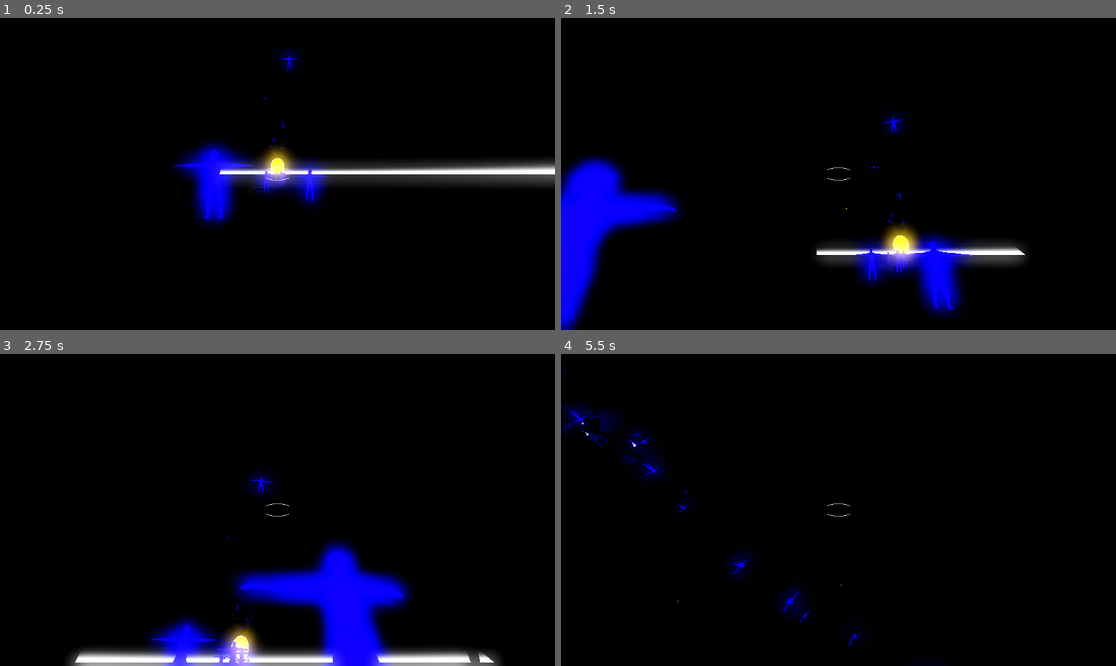
Above: before the commit, frames 1-4 (two rows, left to right).
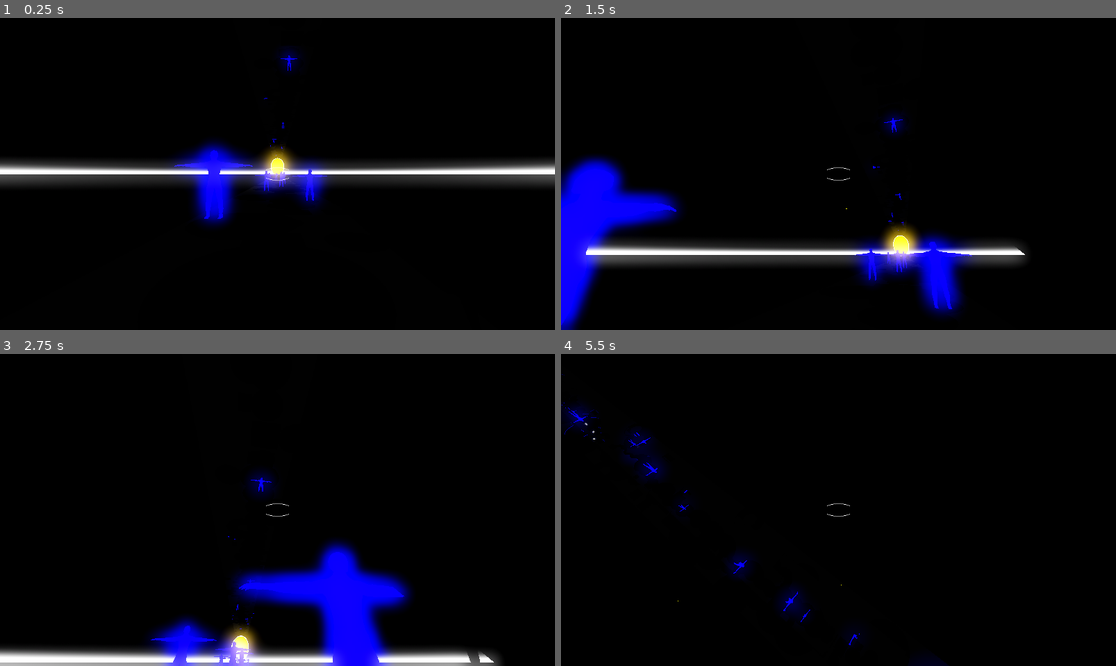
Above: after the commit, the same moments.

Repository: Games4Doritos/UWAGameJam2
Game: Godot game, scene res://Scenes/world.tscn
Two runs of this game, one before a commit and one after it. Both use one fixed random seed, a clock stepped at 60 frames per second and the inputs below. This scene is started directly instead of the project's main scene.
Inputs (mouse positions are in pixels of both pictures, inside the frame that each line leads up to):
- Up to frame 1 (0.25 s): no input
- Up to frame 2 (1.5 s): move the mouse to (866, 174) at 0.52 s; hold Shift (run) 0.53-1.28 s; hold W (forward) from 0.53 s (still down); click (866, 174) at 0.67 s; tap Space (jump) at 0.77 s; move the mouse to (810, 174) at 1.27 s; click (810, 174) at 1.35 s
- Up to frame 3 (2.75 s): keep holding W (forward); tap Space (jump) at 1.52 s; move the mouse to (288, 503) at 2.02 s; hold Shift (run) from 2.03 s (still down); click (288, 503) at 2.17 s
- Up to frame 4 (5.5 s): keep holding W (forward); move the mouse to (832, 516) at 2.77 s; release Shift (run) at 2.78 s; click (832, 516) at 2.85 s; tap Space (jump) at 3.02, 3.77, 4.52 s; move the mouse to (877, 513) at 3.52 s; hold Shift (run) 3.53-4.28 s; click (877, 513) at 3.67 s; move the mouse to (794, 506) at 4.27 s; click (794, 506) at 4.35 s; move the mouse to (844, 510) at 5.02 s; hold Shift (run) from 5.03 s (still down); click (844, 510) at 5.17 s

The runs differ from the first frame. In frame 1, 2.8% of the frame differs, in the area x 0-38%, y 45-54%; in frame 2, 3.0%, in the area x 3-47%, y 70-81%; in frame 3, 0.8%; in frame 4, 0.4%.

Commit message:
fix: Enemy projectile spawns
# Problem
Enemy projectiles spawned at their feet.

# Solution
Spawn them at their head instead.

Diff:
--- a/Scenes/enemy.tscn
+++ b/Scenes/enemy.tscn
@@ -419,11 +419,11 @@
 shape = SubResource("CapsuleShape3D_287tu")
 
 [node name="Physical Bone mixamorig_Neck" type="PhysicalBone3D" parent="RootNode/Skeleton3D/PhysicalBoneSimulator3D" index="4"]
-transform = Transform3D(-1, 9.3311095e-17, 1.459049e-16, -1.2246469e-16, 0.2147305, -0.97667336, -1.2246469e-16, -0.97667336, -0.2147305, 0.010082372, 2.2031326, -0.006220299)
+transform = Transform3D(-1, 9.3311095e-17, 1.459049e-16, -1.2246469e-16, 0.2147305, -0.97667336, -1.2246469e-16, -0.97667336, -0.2147305, 0.010082372, 2.2031326, -0.006235894)
 collision_layer = 2
 joint_type = 5
-joint_offset = Transform3D(1, 0, 0, 0, 1, 0, 0, 0, 1, 6.483899e-25, -0.00043093227, 0.04354752)
-body_offset = Transform3D(-1, 0, 1.4889251e-23, 0, 0.2147305, -0.97667336, 0, -0.97667336, -0.2147305, 0, 0.042624235, 0.0089301)
+joint_offset = Transform3D(1, 0, 0, 0, 1, 0, 0, 0, 1, 6.483401e-25, -0.00044616405, 0.043544173)
+body_offset = Transform3D(-1, 0, 1.4889251e-23, 0, 0.2147305, -0.97667336, 0, -0.97667336, -0.2147305, 0, 0.042624235, 0.008914505)
 bone_name = "mixamorig_Neck"
 joint_constraints/x/linear_limit_enabled = true
 joint_constraints/x/linear_limit_upper = 0.0
@@ -494,11 +494,11 @@
 shape = SubResource("CapsuleShape3D_0830c")
 
 [node name="Physical Bone mixamorig_LeftShoulder" type="PhysicalBone3D" parent="RootNode/Skeleton3D/PhysicalBoneSimulator3D" index="5"]
-transform = Transform3D(-0.009872558, -0.32283223, -0.9464047, -0.022064637, -0.94615006, 0.32297555, -0.9997078, 0.02407067, 0.0022177442, 0.19027574, 2.1003497, -0.015574783)
+transform = Transform3D(-0.009872558, -0.32283223, -0.9464047, -0.022064637, -0.94615006, 0.32297552, -0.9997078, 0.02407067, 0.0022177454, 0.19027574, 2.1003497, -0.015574783)
 collision_layer = 2
 joint_type = 5
-joint_offset = Transform3D(1, 0, 0, 0, 1, 0, 0, 0, 1, -8.682219e-06, 5.7932313e-05, 0.0934119)
-body_offset = Transform3D(1, -5.7742e-08, -5.5180863e-08, 5.122274e-09, -3.659079e-08, -0.9999998, 1.8626451e-08, 0.99999994, 3.6416168e-08, 8.687377e-06, 0.09341189, -5.7935715e-05)
+joint_offset = Transform3D(1, 0, 0, 0, 1, 0, 0, 0, 1, -8.682284e-06, 5.7935107e-05, 0.0934119)
+body_offset = Transform3D(1, -5.7742e-08, -5.448237e-08, 5.122274e-09, -3.659079e-08, -0.9999999, 1.8626451e-08, 0.99999994, 6.5883796e-09, 8.687377e-06, 0.09341189, -5.7935715e-05)
 bone_name = "mixamorig_LeftShoulder"
 joint_constraints/x/linear_limit_enabled = true
 joint_constraints/x/linear_limit_upper = 0.0
@@ -603,11 +603,11 @@
 shape = SubResource("CapsuleShape3D_auwsv")
 
 [node name="Physical Bone mixamorig_LeftHand" type="PhysicalBone3D" parent="RootNode/Skeleton3D/PhysicalBoneSimulator3D" index="8"]
-transform = Transform3D(0.015440291, 0.6578712, -0.75297225, 0.99652517, 0.051519625, 0.0654472, 0.081848666, -0.75136626, -0.65478975, 1.1709743, 2.0091324, 0.02139545)
+transform = Transform3D(0.015440291, 0.6578712, -0.7529721, 0.99652517, 0.05151962, 0.0654472, 0.081848666, -0.7513662, -0.6547898, 1.1709743, 2.0091324, 0.02139545)
 collision_layer = 2
 joint_type = 5
-joint_offset = Transform3D(1, 0, 0, 0, 1, 0, 0, 0, 1, -8.304464e-05, -1.2227829e-05, 0.04456496)
-body_offset = Transform3D(-0.0829988, 0.71291476, 0.6963218, -4.656613e-10, 0.6987325, -0.715383, -0.9965496, -0.05937602, -0.05799388, -0.031029727, 0.031889558, 0.002501011)
+joint_offset = Transform3D(1, 0, 0, 0, 1, 0, 0, 0, 1, -8.304464e-05, -1.2222226e-05, 0.044564955)
+body_offset = Transform3D(-0.0829988, 0.7129148, 0.6963217, -4.656613e-10, 0.69873255, -0.7153831, -0.9965496, -0.059376024, -0.057993878, -0.031029727, 0.031889558, 0.002501011)
 bone_name = "mixamorig_LeftHand"
 joint_constraints/x/linear_limit_enabled = true
 joint_constraints/x/linear_limit_upper = 0.0
@@ -695,11 +695,11 @@
 shape = SubResource("CapsuleShape3D_5xdhn")
 
 [node name="Physical Bone mixamorig_RightArm" type="PhysicalBone3D" parent="RootNode/Skeleton3D/PhysicalBoneSimulator3D" index="10"]
-transform = Transform3D(-0.04632924, 0.12453999, 0.99113244, 0.008081215, -0.9921186, 0.12504166, 0.99889356, 0.013802639, 0.044957668, -0.44527283, 2.0465627, -0.023001265)
+transform = Transform3D(-0.04632924, 0.12453999, 0.99113244, 0.0080812145, -0.9921186, 0.12504166, 0.9988935, 0.013802639, 0.04495767, -0.44527283, 2.0465627, -0.023001265)
 collision_layer = 2
 joint_type = 2
-joint_offset = Transform3D(1, 0, 0, 0, 1, 0, 0, 0, 1, -1.543058e-08, 8.696438e-08, 0.18845062)
-body_offset = Transform3D(0.99999994, 1.2479722e-07, 6.7055225e-08, 2.9802322e-08, -5.266047e-07, -1, -9.033829e-08, 1, -4.6147034e-07, 2.7939677e-09, 0.18845062, 0)
+joint_offset = Transform3D(1, 0, 0, 0, 1, 0, 0, 0, 1, -1.4728544e-08, 8.697534e-08, 0.18845062)
+body_offset = Transform3D(1, 1.2479722e-07, 6.3329935e-08, 2.9802322e-08, -5.266047e-07, -1, -8.940697e-08, 1, -4.6152854e-07, 2.7939677e-09, 0.18845062, 0)
 bone_name = "mixamorig_RightArm"
 joint_constraints/swing_span = 45.0
 joint_constraints/twist_span = 0.0
@@ -712,11 +712,11 @@
 shape = SubResource("CapsuleShape3D_4jyny")
 
 [node name="Physical Bone mixamorig_RightForeArm" type="PhysicalBone3D" parent="RootNode/Skeleton3D/PhysicalBoneSimulator3D" index="11"]
-transform = Transform3D(0.051501296, 0.023725158, 0.9983911, 0.020355785, -0.999535, 0.022702303, 0.9984654, 0.019153837, -0.051960293, -0.87462956, 2.0174336, -0.018846262)
+transform = Transform3D(0.0515013, 0.023725156, 0.9983911, 0.020355785, -0.99953496, 0.022702303, 0.9984655, 0.019153835, -0.051960293, -0.87462956, 2.0174336, -0.018846262)
 collision_layer = 2
 joint_type = 2
-joint_offset = Transform3D(1, 0, 0, 0, 1, 0, 0, 0, 1, -1.5981252e-06, -4.8981765e-05, 0.24296936)
-body_offset = Transform3D(1, -2.2351742e-08, 1.1958182e-06, 1.1585653e-06, 3.7578866e-07, -0.9999999, 5.9604645e-08, 1, 4.360918e-07, 1.3075769e-06, 0.24296933, 4.887581e-05)
+joint_offset = Transform3D(1, 0, 0, 0, 1, 0, 0, 0, 1, -1.5981253e-06, -4.898176e-05, 0.24296936)
+body_offset = Transform3D(0.99999994, -2.2351742e-08, 1.1958182e-06, 1.1585653e-06, 3.7590507e-07, -0.9999999, 5.9604645e-08, 1.0000001, 4.360918e-07, 1.3075769e-06, 0.24296933, 4.887581e-05)
 bone_name = "mixamorig_RightForeArm"
 joint_constraints/swing_span = 45.0
 joint_constraints/twist_span = 0.0
@@ -746,11 +746,11 @@
 shape = SubResource("CapsuleShape3D_ve8xs")
 
 [node name="Physical Bone mixamorig_LeftLeg" type="PhysicalBone3D" parent="RootNode/Skeleton3D/PhysicalBoneSimulator3D" index="13"]
-transform = Transform3D(-0.99771625, 7.7153054e-05, -0.06754491, -0.06754473, 0.0013993804, 0.9977153, 0.00017149778, 0.9999991, -0.0013909731, 0.24248031, 0.40929666, -0.0024170068)
+transform = Transform3D(-0.99771625, 7.7153054e-05, -0.06754491, -0.06754473, 0.0013993804, 0.9977153, 0.00017149778, 0.9999991, -0.0013909731, 0.24248031, 0.40929666, -0.002413108)
 collision_layer = 2
 joint_type = 2
-joint_offset = Transform3D(1, 0, 0, 0, 1, 0, 0, 0, 1, 0.0033574759, -0.000121129124, 0.31621435)
-body_offset = Transform3D(1, -6.9562375e-06, -8.696245e-07, -8.86412e-07, 4.48199e-07, -1.0000001, 6.956223e-06, 1.0000001, 4.483154e-07, -0.0033572018, 0.31621438, 0.00012096402)
+joint_offset = Transform3D(1, 0, 0, 0, 1, 0, 0, 0, 1, 0.0033574759, -0.00012502787, 0.31621435)
+body_offset = Transform3D(1, -6.9562375e-06, -8.696245e-07, -8.86412e-07, 4.48199e-07, -1.0000001, 6.956223e-06, 1.0000001, 4.483154e-07, -0.0033572018, 0.31621438, 0.00012486277)
 bone_name = "mixamorig_LeftLeg"
 joint_constraints/swing_span = 45.0
 joint_constraints/twist_span = 0.0
@@ -763,11 +763,11 @@
 shape = SubResource("CapsuleShape3D_q0iv8")
 
 [node name="Physical Bone mixamorig_LeftFoot" type="PhysicalBone3D" parent="RootNode/Skeleton3D/PhysicalBoneSimulator3D" index="14"]
-transform = Transform3D(-0.9959886, -0.08889768, 0.010194988, -0.0675108, 0.8213353, 0.56643677, -0.058728416, 0.56347626, -0.82404214, 0.25918874, 0.047796432, 0.07257331)
+transform = Transform3D(-0.9959886, -0.08889768, 0.010194984, -0.0675108, 0.8213353, 0.56643677, -0.058728416, 0.56347626, -0.8240421, 0.25918874, 0.047796432, 0.07257331)
 collision_layer = 2
 joint_type = 5
-joint_offset = Transform3D(1, 0, 0, 0, 1, 0, 0, 0, 1, -1.1931056e-06, 6.937432e-07, 0.09062517)
-body_offset = Transform3D(1.0000001, 1.4901161e-08, 1.1175871e-08, 3.7252903e-09, -6.824732e-06, -1, -3.7252903e-09, 1.0000002, -6.5863132e-06, 1.1920929e-06, 0.09062517, -9.685755e-08)
+joint_offset = Transform3D(1, 0, 0, 0, 1, 0, 0, 0, 1, -1.1931056e-06, 6.964439e-07, 0.09062516)
+body_offset = Transform3D(1.0000001, 1.4901161e-08, 1.1175871e-08, 3.7252903e-09, -6.824732e-06, -1.0000001, -3.7252903e-09, 1.0000002, -6.6161156e-06, 1.1920929e-06, 0.09062517, -9.685755e-08)
 bone_name = "mixamorig_LeftFoot"
 joint_constraints/x/linear_limit_enabled = true
 joint_constraints/x/linear_limit_upper = 0.0
@@ -838,11 +838,11 @@
 shape = SubResource("CapsuleShape3D_c1gwg")
 
 [node name="Physical Bone mixamorig_RightUpLeg" type="PhysicalBone3D" parent="RootNode/Skeleton3D/PhysicalBoneSimulator3D" index="15"]
-transform = Transform3D(-0.99659663, -3.5034307e-06, 0.082432695, 0.08243263, -0.0012337534, 0.9965959, 9.82101e-05, 0.9999992, 0.0012298434, -0.1724508, 1.0286975, -0.0035341387)
+transform = Transform3D(-0.9965967, -3.564543e-06, 0.08243269, 0.08243263, -0.0012337533, 0.9965959, 9.814918e-05, 0.9999992, 0.0012298482, -0.1724508, 1.0286975, -0.0035341387)
 collision_layer = 2
 joint_type = 2
-joint_offset = Transform3D(1, 0, 0, 0, 1, 0, 0, 0, 1, 6.6421954e-08, -9.1126616e-08, 0.3051749)
-body_offset = Transform3D(0.9999998, 3.4906989e-06, -2.17651e-07, -2.1761127e-07, 2.9825605e-07, -0.99999976, -3.4906843e-06, 1, 2.986053e-07, 0, 0.30517483, 0)
+joint_offset = Transform3D(1, 0, 0, 0, 1, 0, 0, 0, 1, 6.869555e-08, -9.2618734e-08, 0.3051749)
+body_offset = Transform3D(0.99999976, 3.5516277e-06, -2.2510109e-07, -2.1753637e-07, 3.032619e-07, -0.99999976, -3.551606e-06, 1, 3.0349474e-07, 0, 0.30517483, 0)
 bone_name = "mixamorig_RightUpLeg"
 joint_constraints/swing_span = 45.0
 joint_constraints/twist_span = 0.0
@@ -855,11 +855,11 @@
 shape = SubResource("CapsuleShape3D_3mxp7")
 
 [node name="Physical Bone mixamorig_RightLeg" type="PhysicalBone3D" parent="RootNode/Skeleton3D/PhysicalBoneSimulator3D" index="16"]
-transform = Transform3D(-0.9977161, 0.00028662934, 0.06754543, 0.06754598, 0.0030072613, 0.9977117, 8.284667e-05, 0.99999547, -0.003019754, -0.21877807, 0.4118463, -0.002963882)
+transform = Transform3D(-0.9977162, 0.00028662934, 0.06754544, 0.06754599, 0.0030072613, 0.9977117, 8.284669e-05, 0.99999547, -0.003019754, -0.21877807, 0.4118463, -0.002963882)
 collision_layer = 2
 joint_type = 2
-joint_offset = Transform3D(1, 0, 0, 0, 1, 0, 0, 0, 1, -3.7887833e-08, 1.0060443e-06, 0.31343243)
-body_offset = Transform3D(0.99999994, 4.883914e-07, 1.2087881e-07, 1.3070124e-07, -3.2109674e-06, -0.9999999, -4.883768e-07, 1, -3.2123644e-06, 0, 0.3134324, 8.1490725e-10)
+joint_offset = Transform3D(1, 0, 0, 0, 1, 0, 0, 0, 1, -4.0223085e-08, 1.0060443e-06, 0.31343243)
+body_offset = Transform3D(0.9999999, 4.883914e-07, 1.2832939e-07, 1.3815176e-07, -3.2109674e-06, -0.9999999, -4.883914e-07, 1, -3.2123644e-06, 0, 0.3134324, 8.1490725e-10)
 bone_name = "mixamorig_RightLeg"
 joint_constraints/swing_span = 45.0
 joint_constraints/twist_span = 0.0
--- a/Scenes/world.tscn
+++ b/Scenes/world.tscn
@@ -36,11 +36,6 @@
 dof_blur_far_transition = 8192.0
 dof_blur_amount = 0.0
 
-[sub_resource type="BoxMesh" id="BoxMesh_a02cp"]
-
-[sub_resource type="StandardMaterial3D" id="StandardMaterial3D_5a7ea"]
-albedo_color = Color(1, 0.2, 1, 1)
-
 [node name="Node3D3" type="Node3D"]
 script = ExtResource("1_a02cp")
 
@@ -48,22 +43,8 @@
 environment = SubResource("Environment_a02cp")
 camera_attributes = SubResource("CameraAttributesPractical_5ukr8")
 
-[node name="CSGMesh3D" type="CSGMesh3D" parent="."]
-transform = Transform3D(-8.603006, 0, 0, 0, -0.0498811, 0, 0, 0, -7.895674, 0.028707623, 0.046147585, 0)
-use_collision = true
-flip_faces = true
-mesh = SubResource("BoxMesh_a02cp")
-material = SubResource("StandardMaterial3D_5a7ea")
-
 [node name="pauseMenu" parent="." instance=ExtResource("3_8j60k")]
 visible = false
-
-[node name="CSGMesh3D2" type="CSGMesh3D" parent="."]
-transform = Transform3D(-8.603006, 0, 0, 0, -0.0498811, 0, 0, 0, -7.895674, 0.028707623, 5.1450367, 0)
-use_collision = true
-flip_faces = true
-mesh = SubResource("BoxMesh_a02cp")
-material = SubResource("StandardMaterial3D_5a7ea")
 
 [node name="player" parent="." instance=ExtResource("3_5a7ea")]
 transform = Transform3D(1, 0, 0, 0, 1, 0, 0, 0, 1, 0, 2.2996776, 0)
@@ -74,13 +55,6 @@
 [node name="gravityTimer" type="Timer" parent="."]
 wait_time = 5.0
 autostart = true
-
-[node name="CSGMesh3D4" type="CSGMesh3D" parent="."]
-transform = Transform3D(-0.25738096, 0.027227357, 0, -10.768595, 0.42369187, 0, 0, 0, 62.34163, -9.358684, 0.043846164, -1.0424061)
-use_collision = true
-flip_faces = true
-mesh = SubResource("BoxMesh_a02cp")
-material = SubResource("StandardMaterial3D_5a7ea")
 
 [node name="top" parent="." instance=ExtResource("4_8j60k")]
 transform = Transform3D(1, 0, 0, 0, 1, 0, 0, 0, 1, 0, 20, -100)
--- a/Scripts/enemy.gd
+++ b/Scripts/enemy.gd
@@ -30,6 +30,6 @@
 func _on_timer_timeout() -> void:
 	if (position-player.position).length() < 30:
 		var ballInstance = ball.instantiate()
-		ballInstance.position = global_position
+		ballInstance.position = $RootNode/Skeleton3D/mixamorig_Head.global_position
 
 		get_tree().current_scene.add_child(ballInstance)
Not shown: 1 places in Scenes/world.tscn that only renumber resources
Binary file added: picture.png
Not shown, added: picture.png.import
